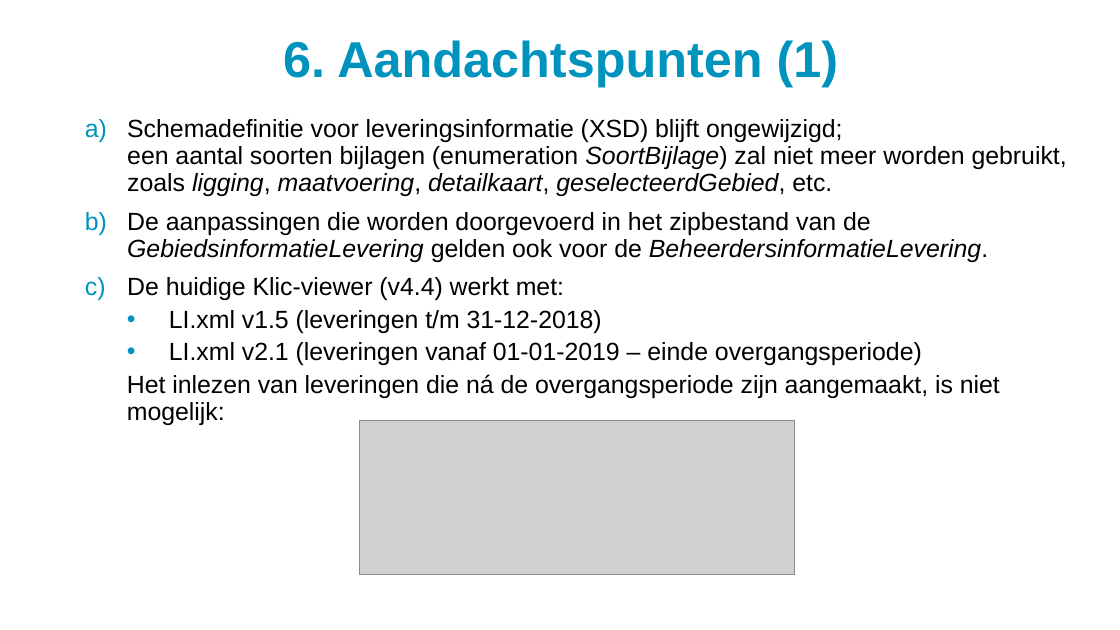
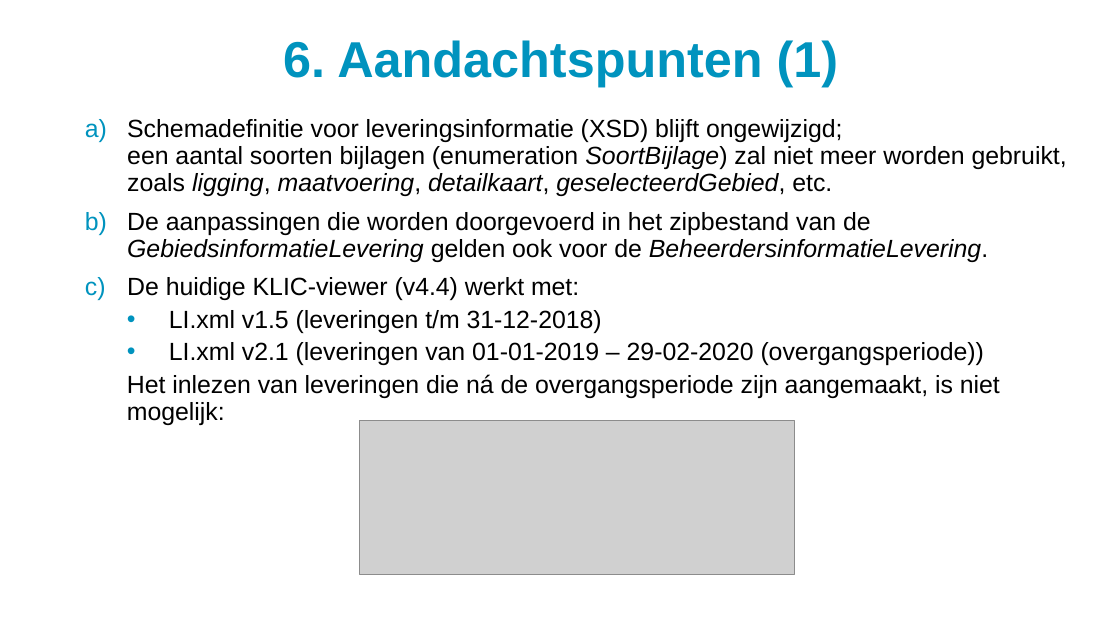
Before and after one commit to kadaster/klic-win, a slide deck: slide 13 of Uitleveren/WIBON levering - producten NA overgangsperiode.ppsx. Drawn at 1120x630 pixels with LibreOffice and Linux fonts; fonts in the diff are those of the drawing; grey boxes stand for pictures; background and template pictures are left out. Boxes give left, top, right and bottom in pixels: in the first picture for what was removed or moved away, otherwise in the second. Text is boxed around its words. In the diff, an @@ line names an element or a change of style, - is before the commit and + after.

Commit message:
einde overgangsperiode 29-02-2020

```diff
--- a/Uitleveren/WIBON levering - producten NA overgangsperiode.ppsx
+++ b/Uitleveren/WIBON levering - producten NA overgangsperiode.ppsx
@@ text at (x1=127, y1=277, x2=579, y2=300): text changed @@
-c) De huidige Klic-viewer (v4.4) werkt met:
+c) De huidige KLIC-viewer (v4.4) werkt met:
@@ text at (x1=169, y1=342, x2=984, y2=365): text changed @@
-  • LI.xml v2.1 (leveringen vanaf 01-01-2019 – einde overgangsperiode)
+  • LI.xml v2.1 (leveringen van 01-01-2019 – 29-02-2020 (overgangsperiode))
```
Also in this commit, not shown: 11 other slides changed, 1 slide removed, 3 other files.
